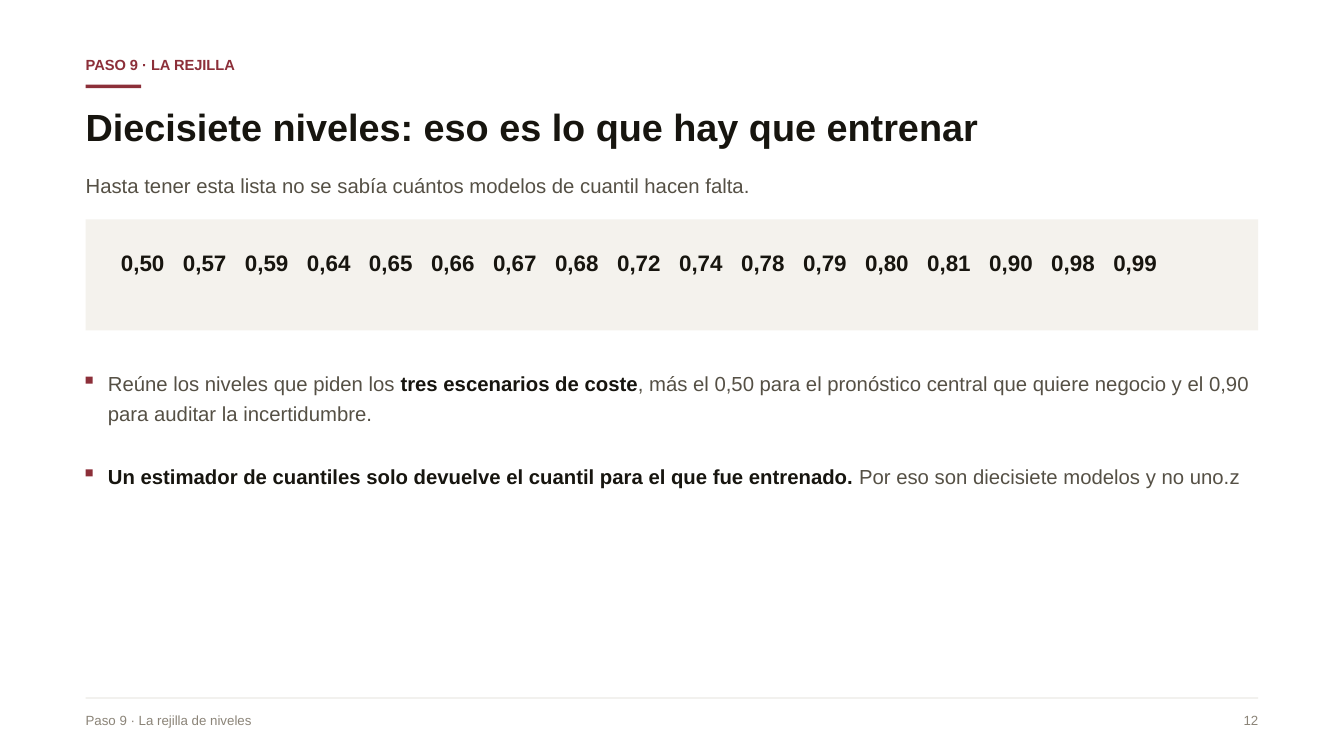
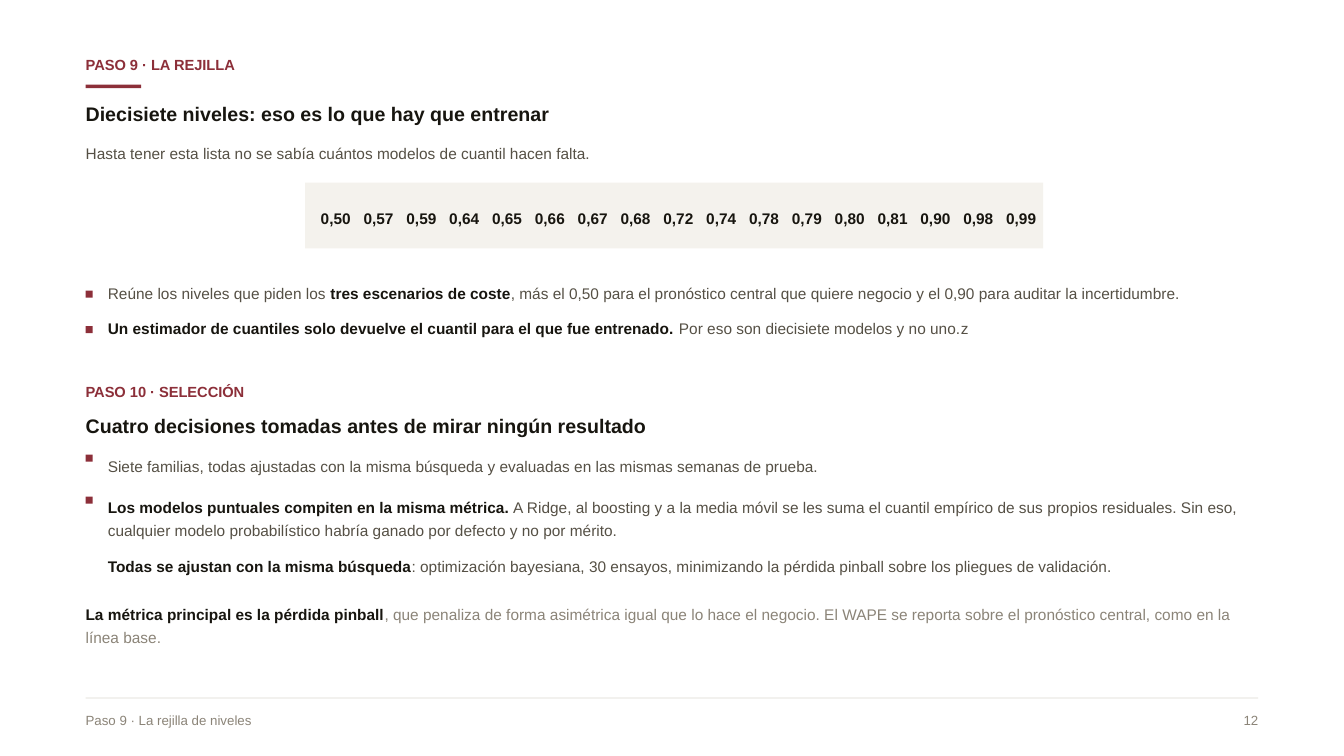
Before and after one commit to Danilo22m/Prueba_Tostao, a slide deck: slide 12 of Presentacion_Caso_A_compacta.pptx. Drawn at 1344x756 pixels with LibreOffice and Linux fonts; fonts in the diff are those of the drawing. Boxes give left, top, right and bottom in pixels: in the first picture for what was removed or moved away, otherwise in the second. Text is boxed around its words. In the diff, an @@ line names an element or a change of style, - is before the commit and + after.

```diff
--- a/Presentacion_Caso_A_compacta.pptx
+++ b/Presentacion_Caso_A_compacta.pptx
@@ text "Diecisiete niveles: eso es lo ..." at (x1=86, y1=106, x2=548, y2=125): size 27 to 14 pt @@
@@ text "Hasta tener esta lista no ..." moved from (x1=86, y1=178, x2=749, y2=193) to (x1=86, y1=147, x2=589, y2=159) @@
@@ rectangle resized from (x1=86, y1=220, x2=1258, y2=331) to (x1=306, y1=182, x2=1044, y2=248) @@
@@ text "0,50 0,57 0,59 0,64 0,65 ..." moved from (x1=121, y1=255, x2=1156, y2=275) to (x1=321, y1=213, x2=1036, y2=227) @@
@@ text "0,50 0,57 0,59 0,64 0,65 ..." at (x1=321, y1=213, x2=1036, y2=227): size 16 to 11 pt @@
@@ rectangle moved from (x1=86, y1=377, x2=93, y2=384) to (x1=86, y1=290, x2=93, y2=297) @@
@@ text "Reúne los niveles que piden ..." moved from (x1=108, y1=376, x2=1249, y2=425) to (x1=108, y1=287, x2=1180, y2=302) @@
@@ rectangle moved from (x1=86, y1=470, x2=93, y2=477) to (x1=86, y1=327, x2=93, y2=334) @@
@@ size 14.5 to 11 pt in 3 elements at (x1=86, y1=147, x2=589, y2=159), (x1=108, y1=287, x2=1180, y2=302), (x1=108, y1=323, x2=968, y2=338) @@
@@ text "Un estimador de cuantiles solo ..." moved from (x1=108, y1=469, x2=1240, y2=489) to (x1=108, y1=323, x2=968, y2=338) @@
@@ text added at (x1=86, y1=385, x2=244, y2=397), 10.5 pt, text #8C2F39, bold @@
+PASO 10 · SELECCIÓN
@@ text added at (x1=86, y1=418, x2=646, y2=437), 14 pt, text #17150F, bold @@
+Cuatro decisiones tomadas antes de mirar ningún resultado
@@ rectangle added at (x1=86, y1=455, x2=93, y2=462), fill #8C2F39 @@
@@ text added at (x1=108, y1=460, x2=817, y2=475), 11 pt, text #555045 @@
+Siete familias, todas ajustadas con la misma búsqueda y evaluadas en las mismas semanas de prueba.
@@ rectangle added at (x1=86, y1=497, x2=93, y2=504), fill #8C2F39 @@
@@ text added at (x1=108, y1=501, x2=1237, y2=539), 11 pt, text #555045 @@
+Los modelos puntuales compiten en la misma métrica. A Ridge, al boosting y a la media móvil se les suma el cuantil empírico de sus propios residuales. Sin eso, cualquier modelo probabilístico habría ganado por defecto y no por mérito.
@@ text added at (x1=108, y1=560, x2=1111, y2=576), 11 pt, text #555045 @@
+Todas se ajustan con la misma búsqueda: optimización bayesiana, 30 ensayos, minimizando la pérdida pinball sobre los pliegues de validación.
@@ text added at (x1=86, y1=608, x2=1230, y2=643), 11 pt, text #8B8478 @@
+La métrica principal es la pérdida pinball, que penaliza de forma asimétrica igual que lo hace el negocio. El WAPE se reporta sobre el pronóstico central, como en la línea base.
```
Also in this commit, not shown: 21 other slides changed, 2 slides removed, 1 other file.
